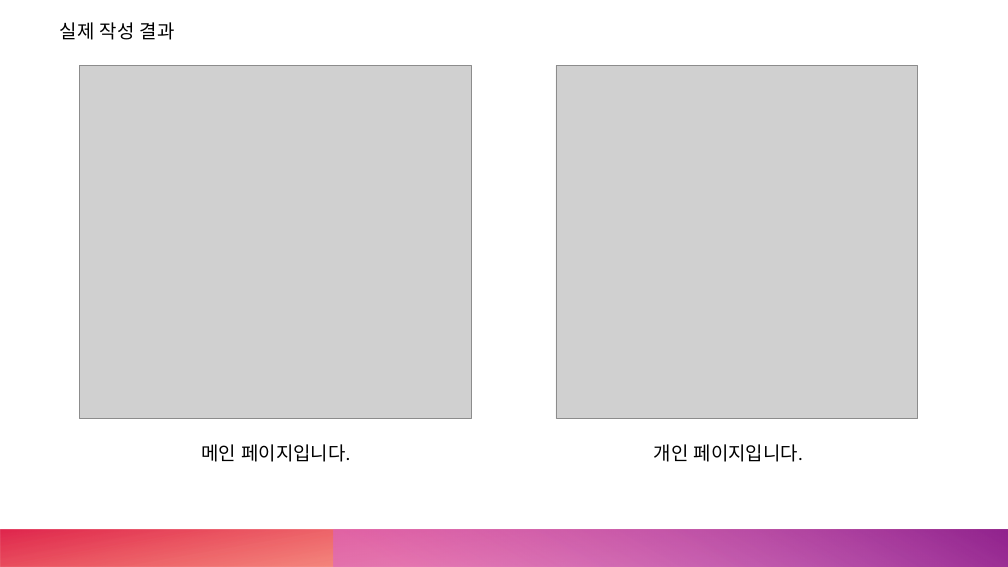
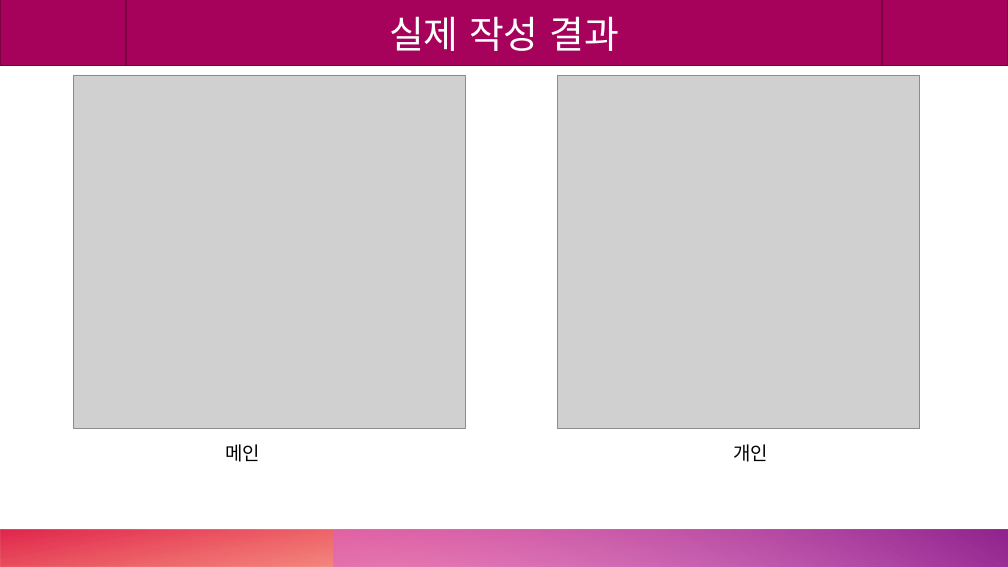
Before and after one commit to Mrgil0/FourGlass, a slide deck: slide 3 of FourGlass/FourGlass.pptx. Drawn at 1008x567 pixels with LibreOffice and Linux fonts; fonts in the diff are those of the drawing; grey boxes stand for pictures. Boxes give left, top, right and bottom in pixels: in the first picture for what was removed or moved away, otherwise in the second. Text is boxed around its words. In the diff, an @@ line names an element or a change of style, - is before the commit and + after.

```diff
--- a/FourGlass/FourGlass.pptx
+++ b/FourGlass/FourGlass.pptx
@@ flow chart predefined process "실제 작성 결과": place and size @@
-flow chart predefined process "실제 작성 결과" at <box>60,22,175,40</box>
+flow chart predefined process "실제 작성 결과" at <box>0,0,1008,66</box>
@@ flow chart predefined process "실제 작성 결과" at <box>0,0,1008,66</box>: size 18 to 36 pt, font Calibri to Noto Sans CJK KR, text colour #000000 to #FFFFFF; alignment left to centre; vertical alignment top to middle; fill none to #A6025C; outline none to #7B0144 1 pt @@
@@ picture: place and size @@
-picture at <box>79,65,472,419</box>
+picture at <box>73,75,466,429</box>
@@ picture: place and size @@
-picture at <box>556,66,918,419</box>
+picture at <box>557,76,920,429</box>
@@ text at <box>225,444,260,462</box>: text changed @@
-메인 페이지입니다.
+메인
@@ text at <box>733,444,768,462</box>: text changed @@
-개인 페이지입니다.
+개인
```
Also in this commit, not shown: 7 other slides changed.
